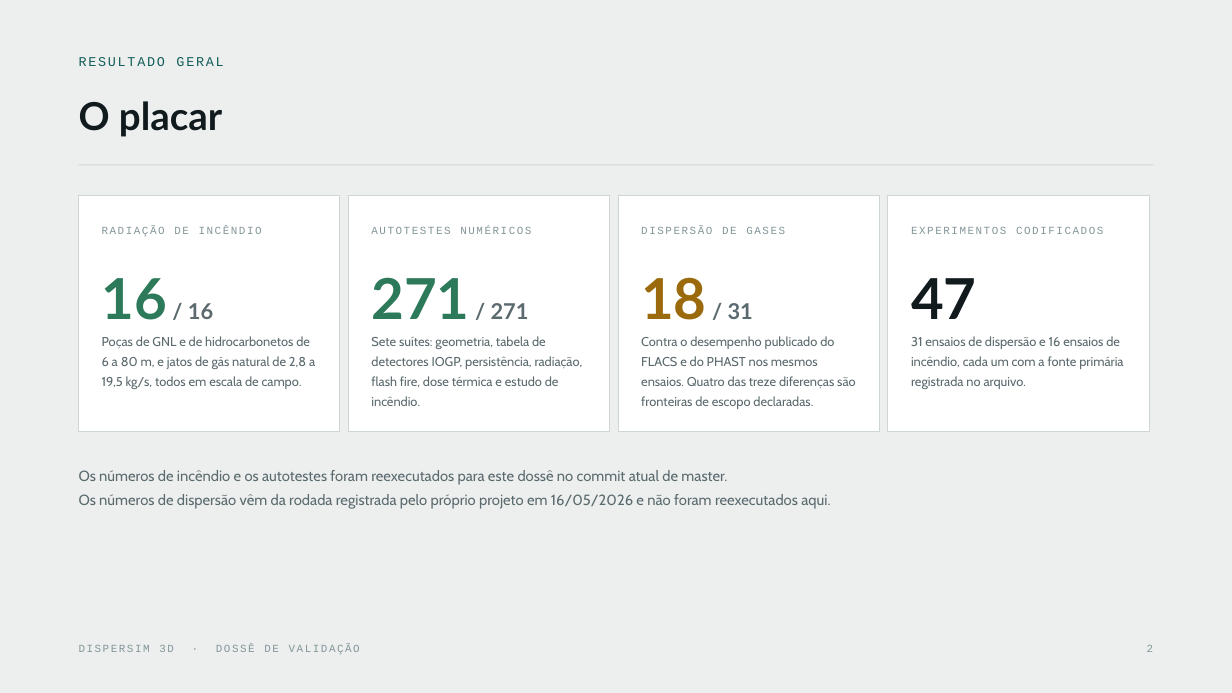
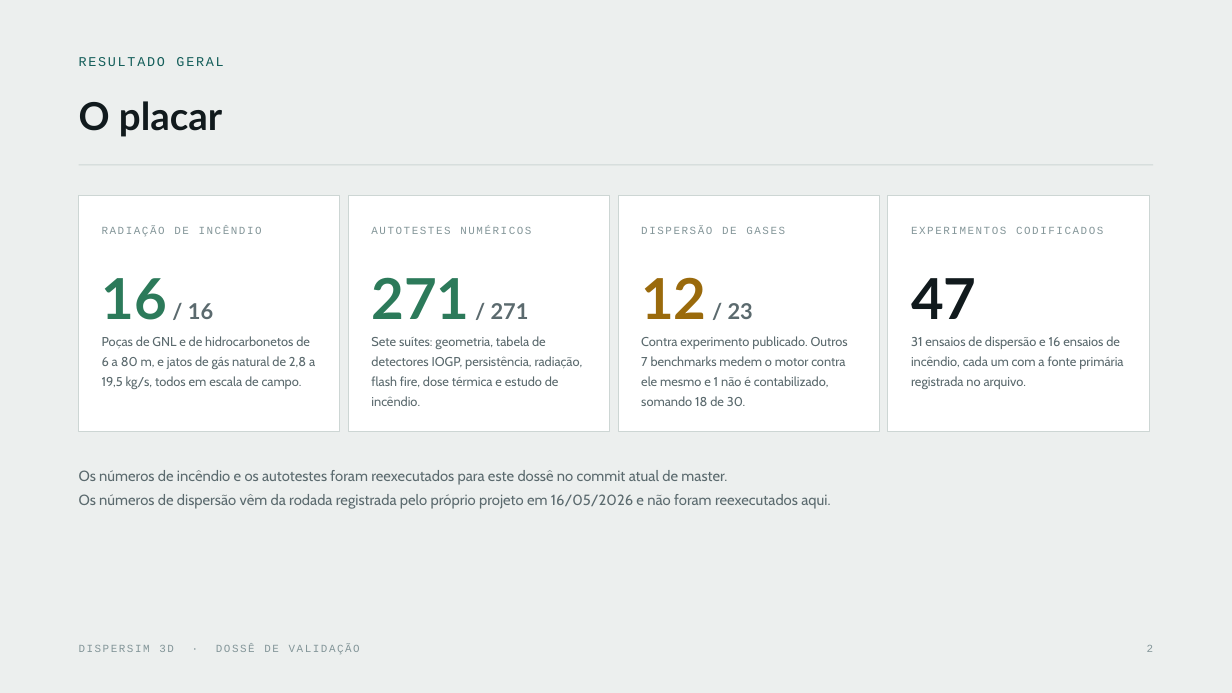
Before and after one commit to DanWBR/DisperSim3D, a slide deck: slide 2 of docs/DisperSim3D-Validacao.pptx. Drawn at 1232x693 pixels with LibreOffice and Linux fonts; fonts in the diff are those of the drawing. Boxes give left, top, right and bottom in pixels: in the first picture for what was removed or moved away, otherwise in the second. Text is boxed around its words. In the diff, an @@ line names an element or a change of style, - is before the commit and + after.

```diff
--- a/docs/DisperSim3D-Validacao.pptx
+++ b/docs/DisperSim3D-Validacao.pptx
@@ text at box(641, 277, 753, 319): text changed @@
-18 / 31
+12 / 23
@@ text at box(641, 336, 848, 406): text changed @@
-Contra o desempenho publicado do FLACS e do PHAST nos mesmos ensaios. Quatro das treze diferenças são fronteiras de escopo declaradas.
+Contra experimento publicado. Outros 7 benchmarks medem o motor contra ele mesmo e 1 não é contabilizado, somando 18 de 30.
```
Also in this commit, not shown: 1 other slide changed, 2 other files.
